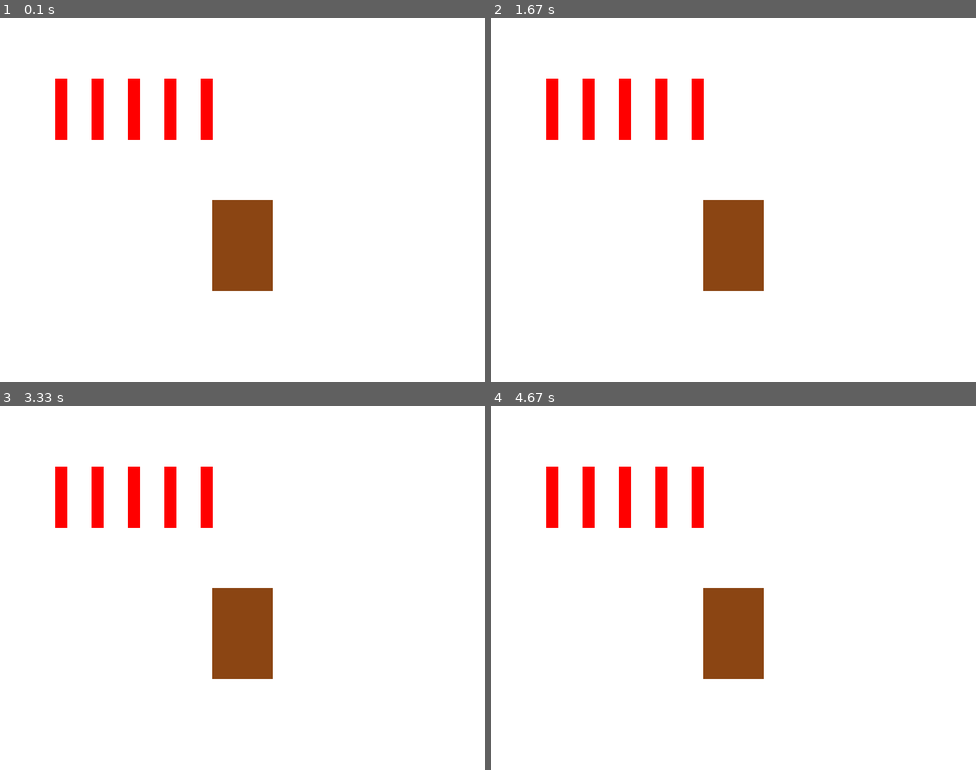
Above: before the commit, frames 1-4 (two rows, left to right).
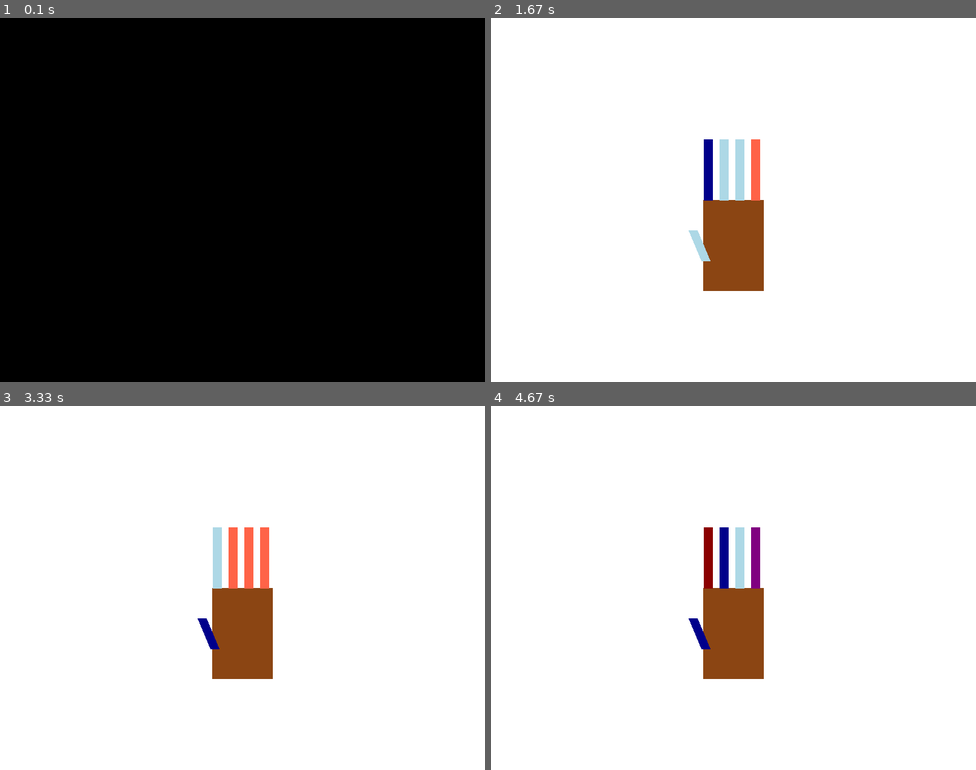
Above: after the commit, the same moments.

Repository: darp-daniel/Britolla
Game: pygame game, started from Teste Simulação Mao/testeSimulacao.py
Two runs of this game, one before a commit and one after it. Both use one fixed random seed, a clock stepped at 60 frames per second and the inputs below.
Inputs:
- Up to frame 1 (0.1 s): no input
- Up to frame 2 (1.67 s): no input
- Up to frame 3 (3.33 s): no input
- Up to frame 4 (4.67 s): no input

The runs differ from the first frame. In frame 1, 100% of the frame differs, in the area x 0-100%, y 0-100%; in frame 2, 3.5%; in frame 3, 3.5%; in frame 4, 3.5%.

Commit message:
Simulação simples sem comunicação

Diff:
--- a/Teste Simulação Mao/testeSimulacao.py
+++ b/Teste Simulação Mao/testeSimulacao.py
@@ -1,42 +1,74 @@
 import pygame
 import sys
-import math
+import random
+import time
 
 # Configurações do Pygame
 pygame.init()
 screen = pygame.display.set_mode((800, 600))
 pygame.display.set_caption('Simulação de Mão com Potenciômetros')
 
-#Configuração de cores
-branco = (255,255,255)
-pele = (139,69,19)
+# Configuração de cores
+branco = (255, 255, 255)
+pele = (139, 69, 19)
 
-#Função para desenhar a palma
+# Dicionário com a configuração dos dedos
+pos_dedos = {}
+
+# Mudar tom
+def mudar_cor(angles):
+    tons_pele = [
+        (173, 216, 230),  # Azul claro
+        (0, 0, 139),      # Azul escuro
+        (255, 99, 71),    # Vermelho claro
+        (139, 0, 0),      # Vermelho escuro
+        (128, 0, 128)     # Roxo
+    ]
+    return [tons_pele[angle // 18] for angle in angles]
+
+# Função para desenhar a palma
 def desenhar_mao(x, y):
-    pygame.draw.rect(screen, pele, (x,y,100,150))
+    pygame.draw.rect(screen, pele, (x, y, 100, 150))
+
 # Função para desenhar os dedos
 def draw_fingers(angles):
-    finger_width = 20
+    dedos = ['indicador', 'medio', 'anelar', 'minimo', 'polegar']
+    x = 358
+    y = 300
+    distancia_dedos = 26
+    finger_width = 15
     finger_length = 100
-    for i, angle in enumerate(angles):
-        # Calcula a posição do dedo com base no ângulo
-        x = 100 + i * 60
-        y = 200
-        end_x = x + finger_length * math.cos(math.radians(angle))
-        end_y = y - finger_length * math.sin(math.radians(angle))
+    angulos = mudar_cor(angles)
 
-        pygame.draw.line(screen, (255, 0, 0), (x, y), (end_x, end_y), finger_width)
+    for i, dedo in enumerate(dedos[:-1]):  # Para os 4 dedos principais
+        cor = angulos[i]
+        pos = pygame.draw.line(screen, cor, (x, y), (x, y - finger_length), finger_width)
+        pos_dedos[dedo] = pos
+        x += distancia_dedos
+
+    # Desenhar o polegar
+    p_x = 354
+    p_y = 400
+    cor_p = angulos[4]
+    polegar = pygame.draw.line(screen, cor_p, (p_x, p_y), (333, 350), finger_width)
+    pos_dedos['polegar'] = polegar
 
 # Loop principal
+clock = pygame.time.Clock()
 try:
     while True:
         for event in pygame.event.get():
             if event.type == pygame.QUIT:
                 pygame.quit()
                 sys.exit()
+
         screen.fill(branco)
-        desenhar_mao(350,300)
-        draw_fingers([90,90,90,90,90])
+        desenhar_mao(350, 300)
+
+        # Gerar novos ângulos e desenhar dedos
+        angles = [random.randrange(0, 90) for _ in range(5)]
+        draw_fingers(angles)
+        clock.tick(1)
 
         pygame.display.flip()
 except KeyboardInterrupt:
